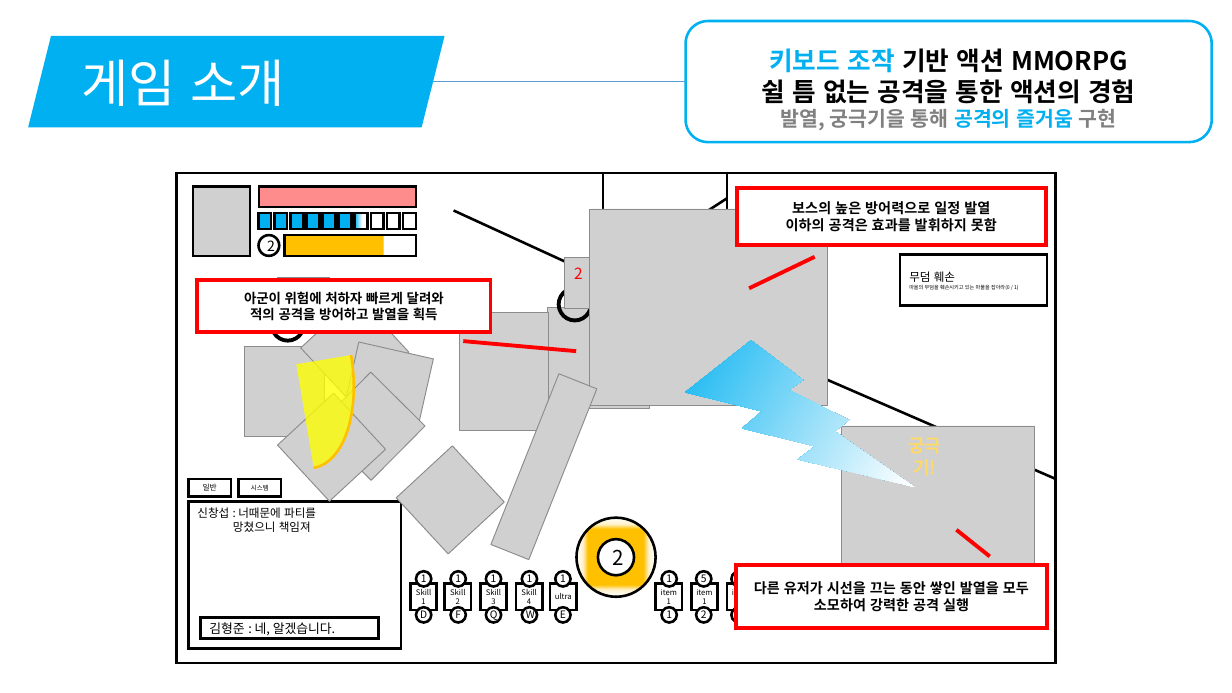
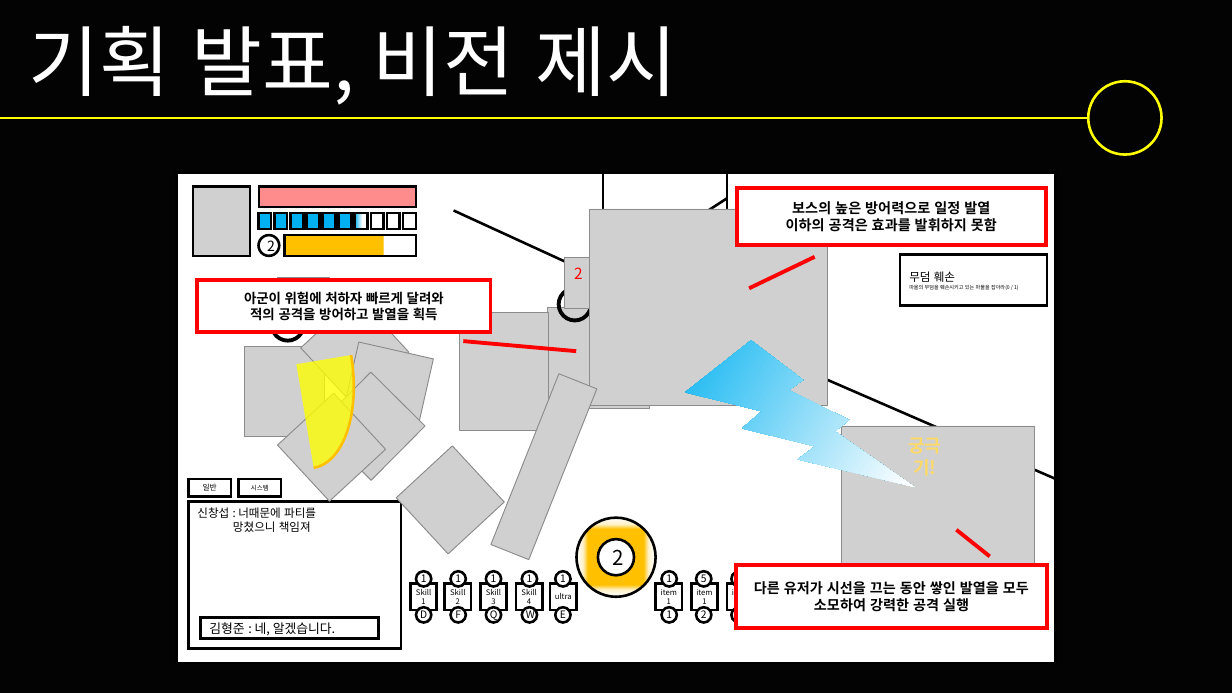
Before and after one commit to korleinster/gamebusdriver, a slide deck: slide 3 of documents/중간발표/노루막이_김형준_신창섭_홍승필_허지훈.pptx. Drawn at 1232x693 pixels with LibreOffice and Linux fonts; fonts in the diff are those of the drawing; grey boxes stand for pictures; background and template pictures are left out. Boxes give left, top, right and bottom in pixels: in the first picture for what was removed or moved away, otherwise in the second. Text is boxed around its words. In the diff, an @@ line names an element or a change of style, - is before the commit and + after.

Commit message:
[신창섭]중간발표 피티 수정
1. 냉무

```diff
--- a/documents/중간발표/노루막이_김형준_신창섭_홍승필_허지훈.pptx
+++ b/documents/중간발표/노루막이_김형준_신창섭_홍승필_허지훈.pptx
@@ rectangle added at [0,0,1232,693], fill #000000 @@
@@ text added at [29,26,677,105], 60 pt, text #FFFFFF @@
+기획 발표, 비전 제시
@@ rounded rectangle removed at [686,21,1212,142] @@
-키보드 조작 기반 액션 MMORPG
-쉴 틈 없는 공격을 통한 액션의 경험
-발열, 궁극기을 통해 공격의 즐거움 구현
@@ parallelogram removed at [28,36,445,128] @@
-게임 소개
@@ line removed from (433, 81) to (686, 81) @@
@@ ellipse added at [1089,81,1162,154], outline #FFFF00 2 pt @@
@@ line added from (0, 118) to (1089, 118), #FFFF00 2 pt @@
```
Also in this commit, not shown: 13 other slides changed, 5 slides added, 1 slide removed, 2 other files.
